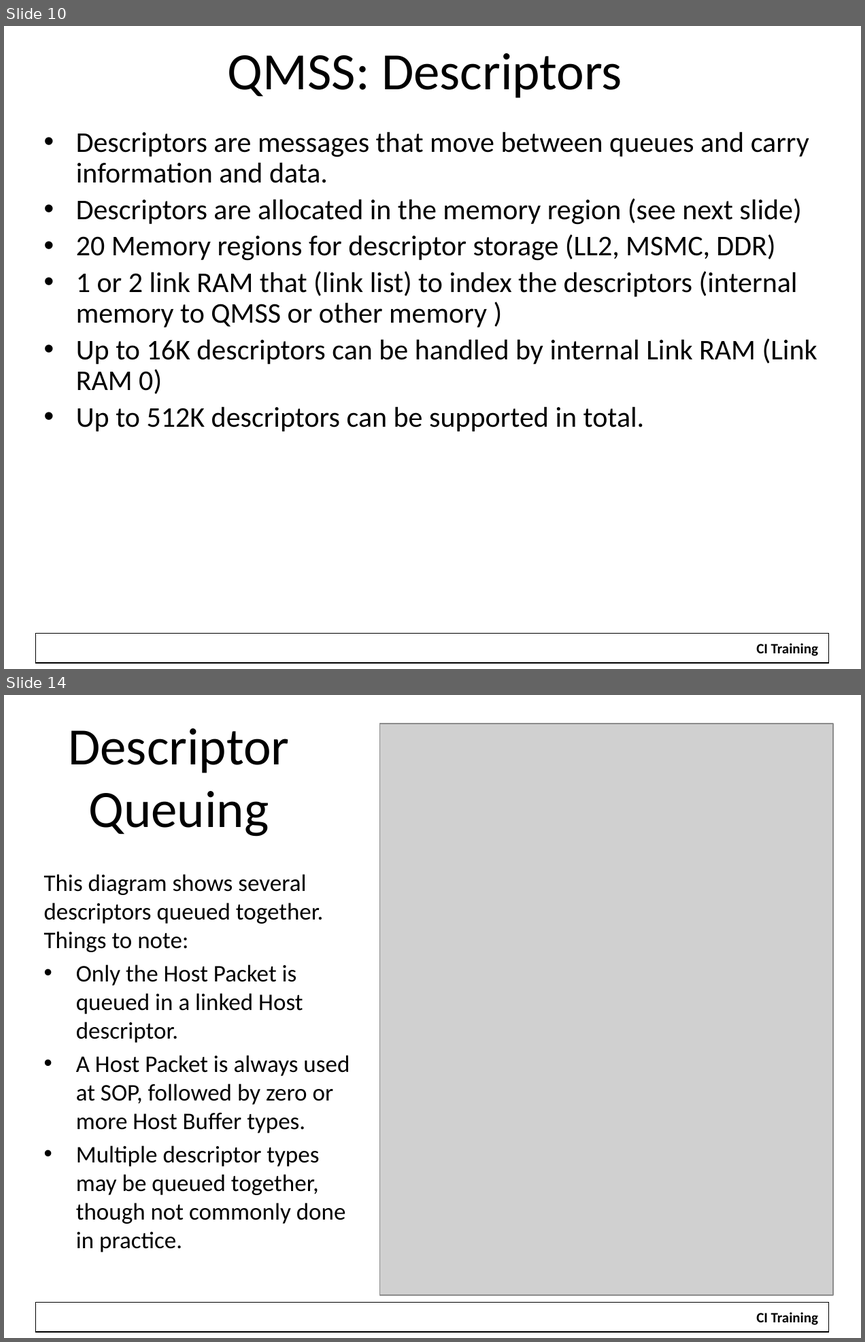
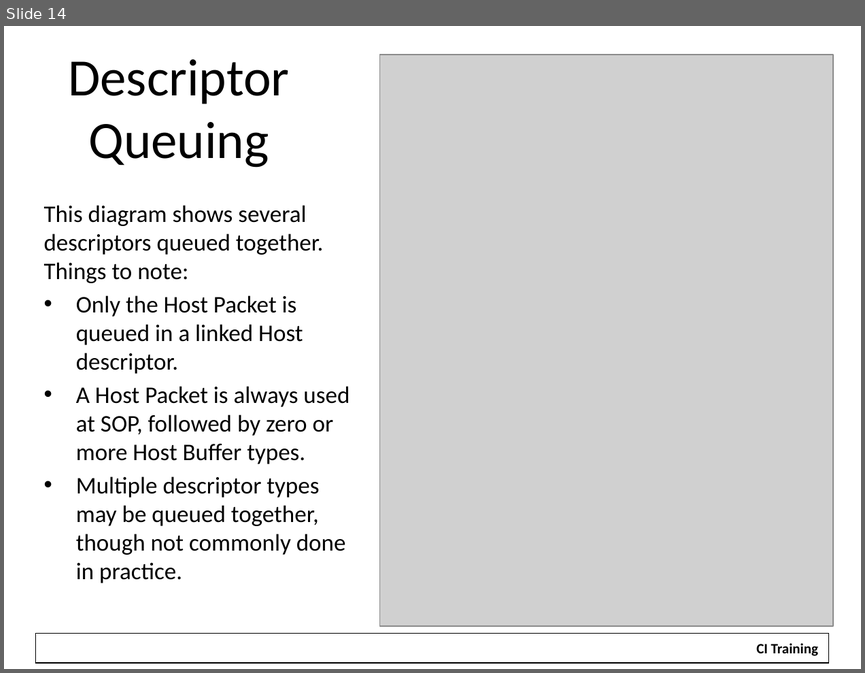
Before and after one commit to hari1989/keystone-workshop, a slide deck: slides/Intro to Multicore Navigator.pptx. Shown one above the other, each under a label of ours: slides 10 and 14 before the commit, slide 14 after it; the slides between them are not shown. The pictures are 865x1342 and 865x673 pixels, drawn with LibreOffice and Linux fonts; fonts in the diff are those of the drawing; grey boxes stand for pictures; background and template pictures are left out. Boxes give left, top, right and bottom in pixels: in the first picture for what was removed or moved away, otherwise in the second. Text is boxed around its words. In the diff, an @@ line names an element or a change of style, - is before the commit and + after.

```diff
--- a/slides/Intro to Multicore Navigator.pptx
+++ b/slides/Intro to Multicore Navigator.pptx
@@ slide 10 removed at (x1=4, y1=26, x2=861, y2=669), background #FFFFFF; not listed: 2 template elements that a slide beside it also shows @@
@@ title removed at (x1=228, y1=53, x2=622, y2=98) @@
-QMSS: Descriptors
@@ text removed at (x1=76, y1=131, x2=817, y2=431) @@
-• Descriptors are messages that move between queues and carry information and data.
-• Descriptors are allocated in the memory region (see next slide)
-• 20 Memory regions for descriptor storage (LL2, MSMC, DDR)
-• 1 or 2 link RAM that (link list) to index the descriptors (internal memory to QMSS or other memory )
-• Up to 16K descriptors can be handled by internal Link RAM (Link RAM 0)
-• Up to 512K descriptors can be supported in total.
```
Also in this commit, not shown: 5 slides changed, 12 slides added, 34 other slides removed, 24 other files.
